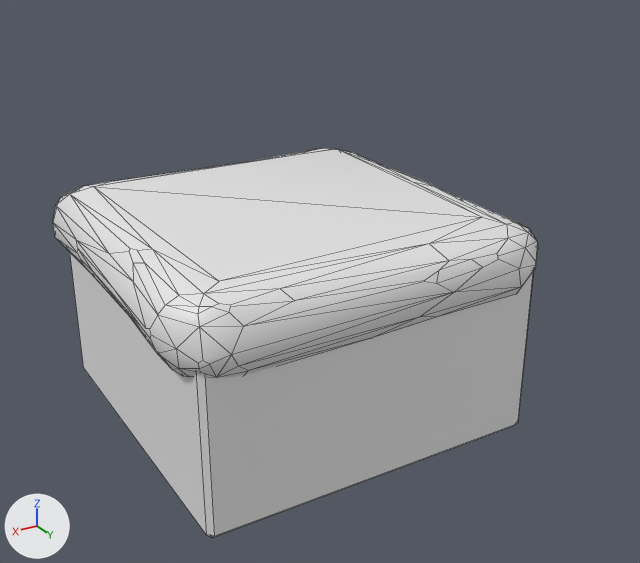
Two versions of the Blender file Interior/Couch/Couch.blend, one commit apart.
Camera for both pictures: a camera (50 mm lens) standing at (2.31, 4.22, 2.34) and looking at (-0.2, 0.04, 0.25). Arrows for +X, +Y and +Z are at lower left; the lights stay in place. Mesh edges are drawn as thin lines. Materials are left out; every surface is plain grey.

The first picture shows 'CouchBody'.
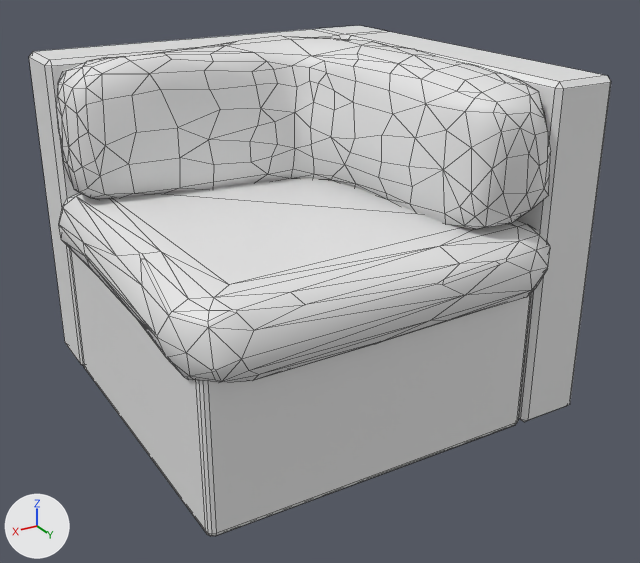
Commit message: Updated Couch to modern standards

Where the change shows, as pixel boxes (x1, y1, x2, y2) in the pictures (640 x 563 px; the box of a moved part takes in the faces that stretch with it):
'CouchBody', reshaped (8% shorter)
    before: (53, 148, 538, 537)
    after: (59, 178, 550, 536)
'CouchCorner', added
    after: (29, 26, 611, 422)
part 1 of me_couchbody, moved or reshaped
    before: (53, 148, 538, 378)
    after: (59, 178, 550, 383)
part 2 of me_couchbody, rebuilt
    before: (70, 253, 533, 537)
    after: (70, 249, 531, 536)

The change, as a list of edits to the scene's bpy script:
```text
Change me_couchbody:
    used by ob_couchbody; location = (0.0, 0.0, 0.0)
    remove me_couchbody.from_pydata(...)  # 139 vertices, 251 faces; spans x -1.1..1.12, y -1.18..1.09, z -0.5..0.75
    add me_couchbody.from_pydata(...)  # 151 vertices, 263 faces; spans x -1.12..1.1, y -1.12..1.15, z -0.5..0.75
    me_couchbody part 1: the loose piece of 131 vertices spanning x -1.1..1.12, y -1.18..1.09, z 0.32..0.75 is moved by (-0.02, 0.06, 0.0)
    me_couchbody part 2: the loose piece of 8 vertices spanning x -1.0..1.0, y -1.0..1.0, z -0.5..0.5 is rebuilt with 20 vertices and now spans x -1.0..1.0, y -1.0..1.0, z -0.5..0.5
Add me_cube_001:
    me_cube_001.from_pydata(...)  # 415 vertices, 595 faces; spans x -1.42..1.02, y -1.42..1.07, z -0.5..1.57
Add ob_couchcorner:
    ob_couchcorner = bpy.data.objects.new('CouchCorner', me_cube_001)
    ob_couchcorner.location = (0.0, 0.0, 0.0)
```
